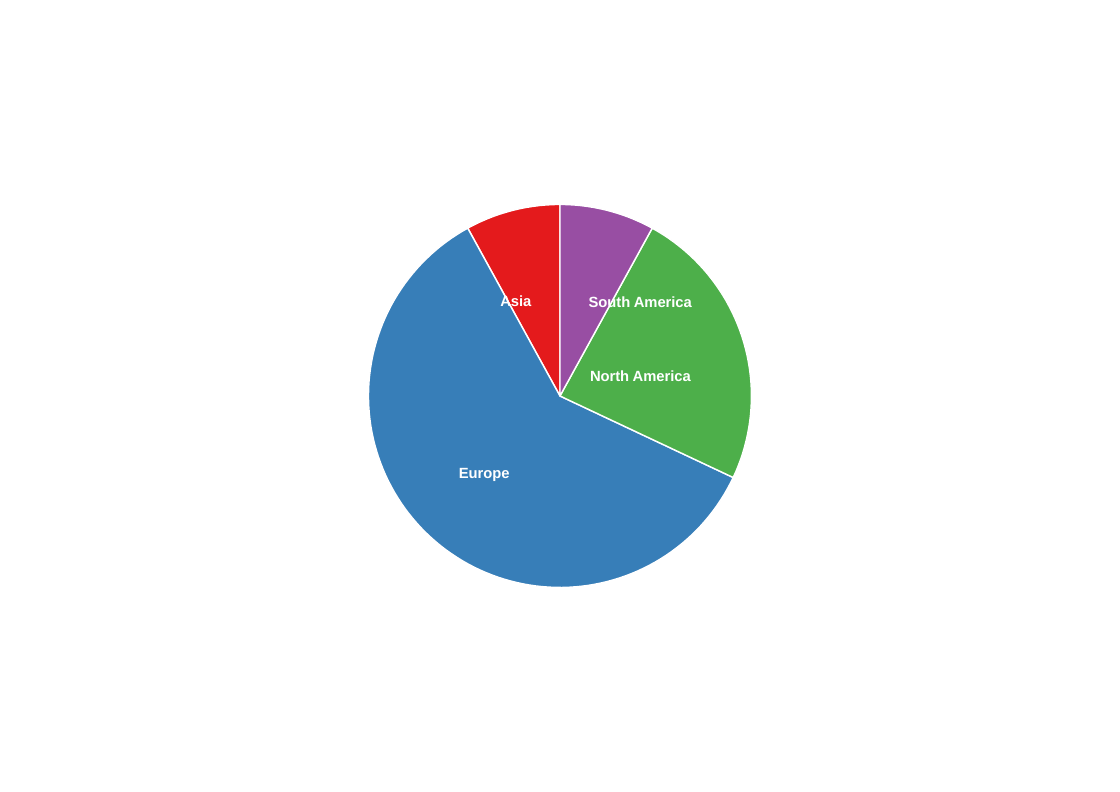
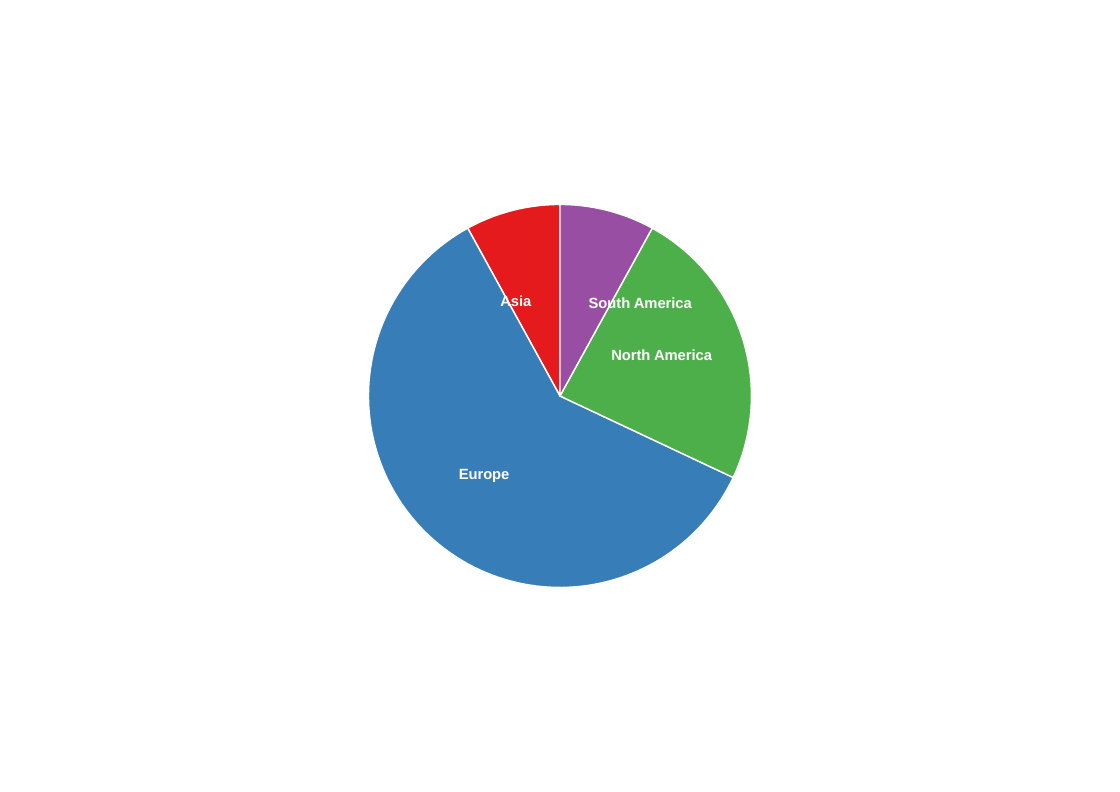
Before and after one commit to gaospecial/probiotics, a slide deck: slide 1 of _book/plot/global-organization-country-1.pptx. Drawn at 1120x792 pixels with LibreOffice and Linux fonts; fonts in the diff are those of the drawing. Boxes give left, top, right and bottom in pixels: in the first picture for what was removed or moved away, otherwise in the second. Text is boxed around its words. In the diff, an @@ line names an element or a change of style, - is before the commit and + after.

```diff
--- a/_book/plot/global-organization-country-1.pptx
+++ b/_book/plot/global-organization-country-1.pptx
@@ text "North America": place and size @@
-text "North America" at (590, 370, 691, 381)
+text "North America" at (611, 349, 712, 360)
```
Also in this commit, not shown: 48 other files.
